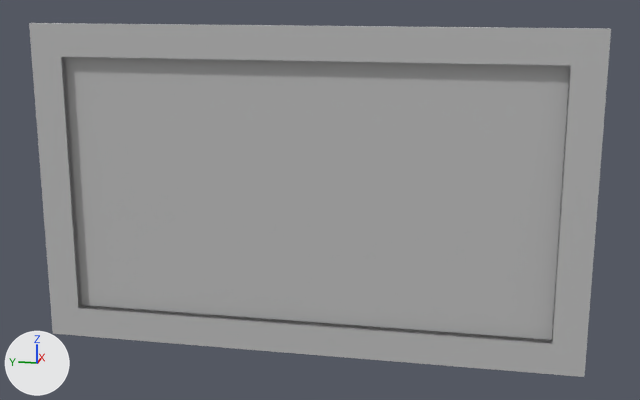
The FBX model Assets/Models/PhotoAndPictureFrames/MOD_WallPhoto4.fbx: old version first, new version second.
Before and after are seen from a 50 mm camera at (-3.29, 0.37, 1.46) aimed at (0.01, 1.03, 0.63). Lighting does not change. The marker at lower left points along +X, +Y and +Z. Where no turn or scale is listed for an object, it has been applied to the vertices.

In view in the first picture: 'WallPhoto4'.
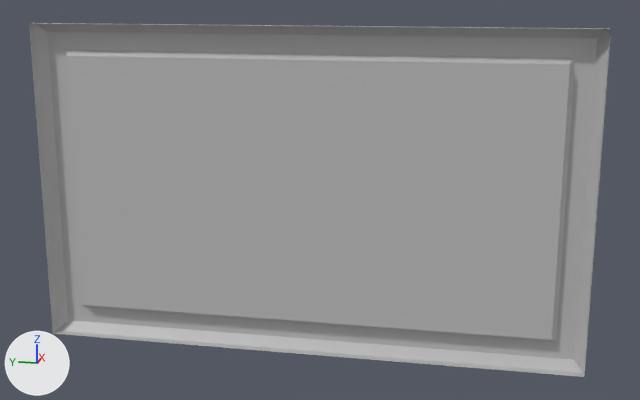
Commit message: Updated models for the wall photos

Location of each change, (x1, y1, x2, y2) in pixels of the pictures (640 x 400 px):
part 1 of me_mesh, deleted: before (29, 23, 611, 377)

Edits to the bpy script that builds the scene:
```text
Change me_mesh:
    where me_mesh.from_pydata(...)  # 32 vertices, 29 faces; spans x -0.04..0.04, y 0.0..2.19, z 0.0..1.3
    used by ob_wallphoto4; location = (0.0, 0.0, 0.0)
    verts and faces of me_mesh; kept vertices keep their numbers, new ones are numbered from 32
    before: 0 (-0.04, 0.0, 1.3) at pixel (611, 29), 1 (-0.04, 2.19, 1.3) at pixel (29, 23), 2 (-0.04, 2.19, 0.0) at pixel (52, 333), 3 (-0.04, 0.0, 0.0) at pixel (584, 377), 4 (-0.04, 0.13, 0.13) at pixel (552, 343)
    before: 5 (-0.04, 0.13, 1.17) at pixel (570, 65), 6 (-0.04, 2.06, 1.17) at pixel (61, 56), 7 (-0.04, 2.06, 0.13) at pixel (78, 307), 12 (-0.04, 0.13, 0.13) at pixel (552, 343), 13 (-0.04, 0.13, 1.17) at pixel (570, 65)
    before: 14 (-0.04, 2.06, 1.17) at pixel (61, 56), 15 (-0.04, 2.06, 0.13) at pixel (78, 307)
    me_mesh part 1
    add delete_vertices([*range(4, 8), *range(12, 16)])  # with the faces that use them
```
